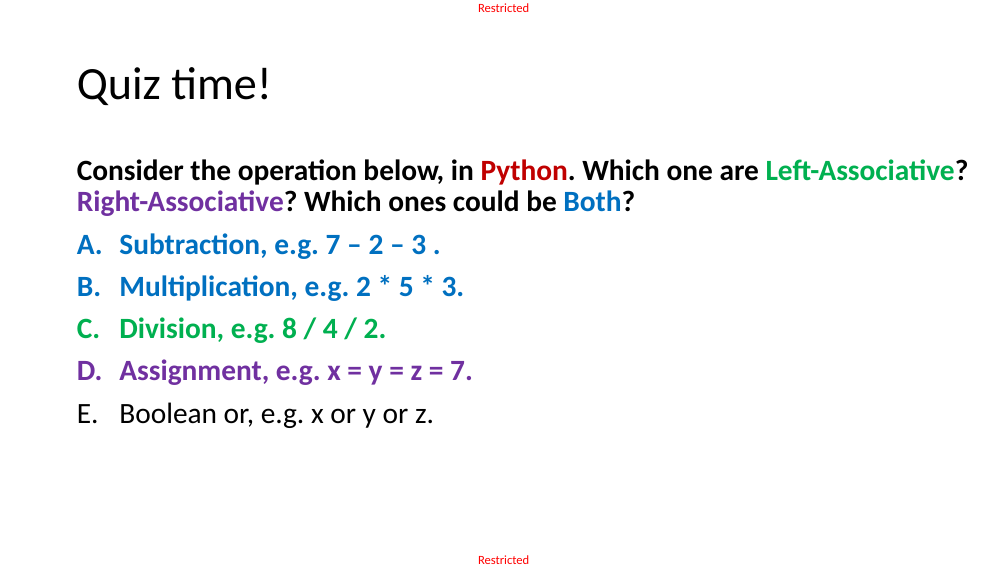
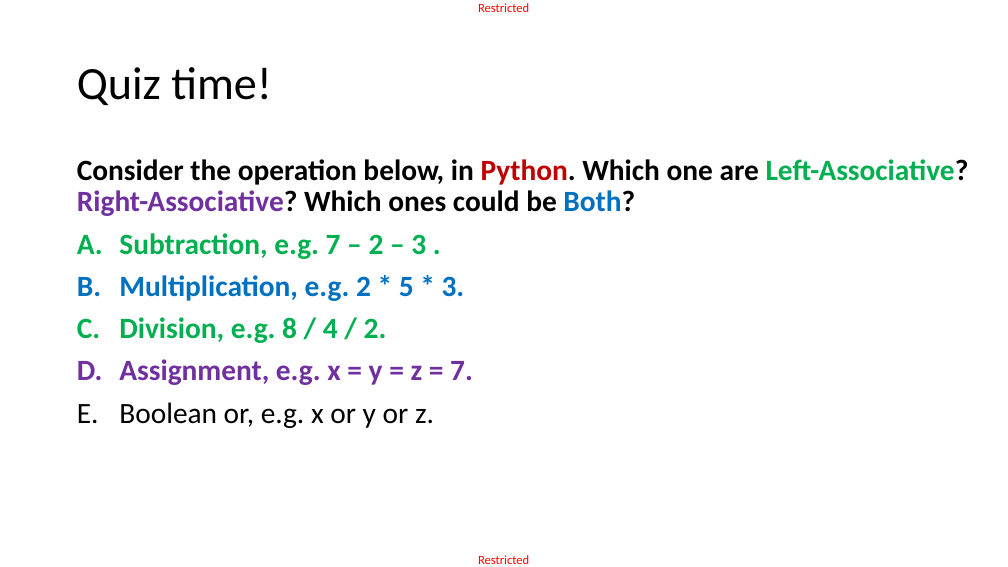
Before and after one commit to matthieudemari/SUTD_PLC_50_051, a slide deck: slide 34 of W10/W10S3/W10S3.pptx. Drawn at 1008x567 pixels with LibreOffice and Linux fonts; fonts in the diff are those of the drawing. Boxes give left, top, right and bottom in pixels: in the first picture for what was removed or moved away, otherwise in the second. Text is boxed around its words. In the diff, an @@ line names an element or a change of style, - is before the commit and + after.

```diff
--- a/W10/W10S3/W10S3.pptx
+++ b/W10/W10S3/W10S3.pptx
@@ text at [119, 233, 426, 259]: text colour #0070C0 to #00B050 in "Subtraction, e.g. 7 – 2 – 3 ..." @@
```
Also in this commit, not shown: 4 other slides changed, 1 slide added, 1 slide removed, 14 other files.
